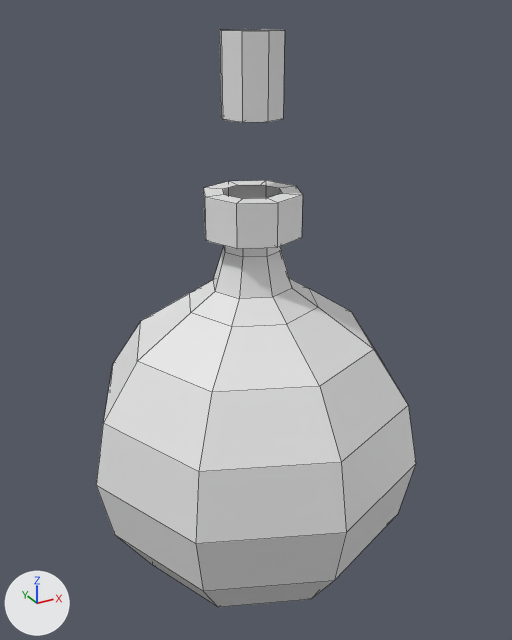
The Blender file BlenderFundamentals/BlenderFundamentals_001.blend, before and after one commit.
The view is the same before and after, from a 50 mm lens placed at (-1.8, -3.31, 2.45), pointed at (0.04, 0.02, 0.78). The axes (+X, +Y, +Z) are drawn at lower left. The lights are the same throughout. Mesh edges are drawn as thin lines.
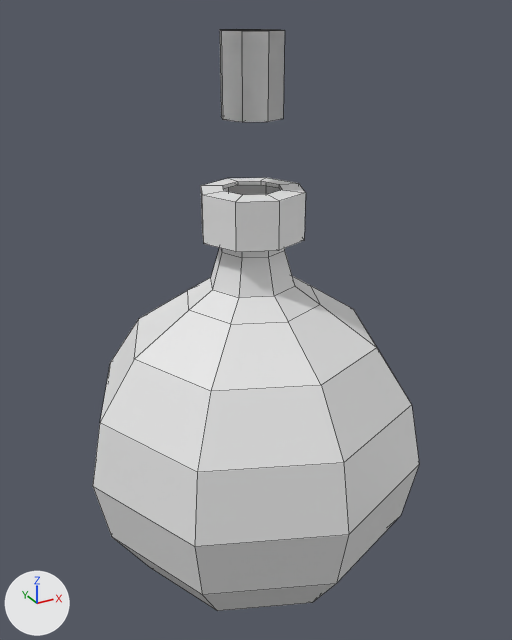
What the commit changed:
Object 'Sphere' (ob_sphere) gains a SOLIDIFY modifier named 'Solidify'.
Modifier setting: thickness = 0.02.
Modifier setting: offset = 1.0.
Modifier setting: vertex_group = 'Group'.

Pixel boxes [x1, y1, x2, y2] of what changed, in the pictures (512 x 640 px):
'Sphere', modifiers changed
    before: [96, 29, 416, 607]
    after: [93, 29, 419, 611]
